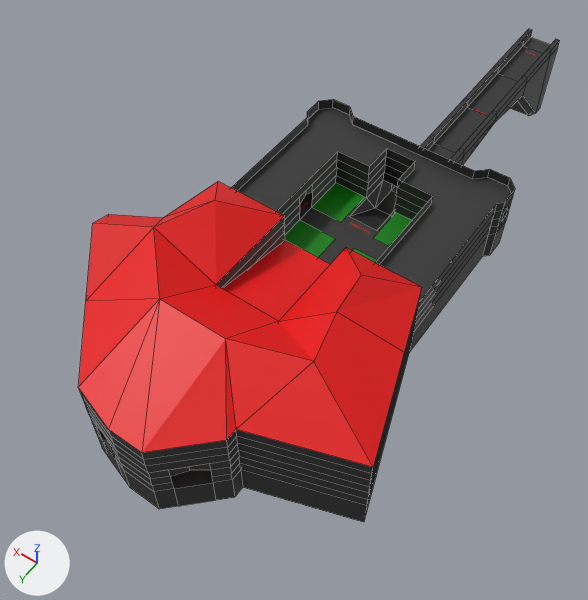
Before and after pictures for a commit that changed the Blender file Assets/Models/ShaderCastle/Entrance.blend.
Camera for both pictures: a camera (50 mm lens) standing at (-24.9, 63.7, 54.7) and looking at (2.1, 25.9, -4.8). Every picture has the same lights, and +X, +Y and +Z are marked at lower left. The older version comes first. Mesh edges are drawn as thin lines on the coarser meshes.

In view in the first picture: 'Floor +1 -col', 'Floor -1 -col', 'Floor 0 -col', 'Floor 0 Grass -col', 'Floor 0 Path -col', 'Roof -col'.
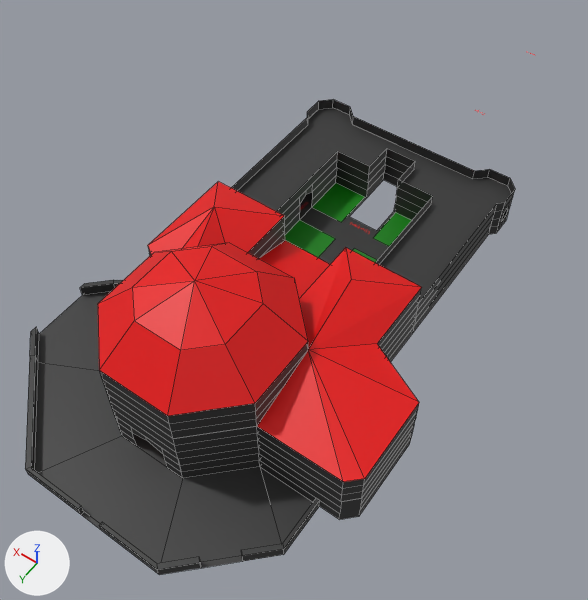
Where the change shows, as pixel boxes (x1, y1, x2, y2) in the pictures (588 x 600 px; the box of a moved part takes in the faces that stretch with it):
'Roof -col', deleted (red)
    before: (78, 181, 422, 467)
'Floor +2 -col.001', added (red)
    after: (98, 181, 422, 482)
'Floor 0 -col', reshaped (15% wider, 20% taller)
    before: (87, 157, 513, 505)
    after: (25, 157, 513, 575)
'Floor +1 -col', reshaped (7% narrower)
    before: (79, 99, 515, 487)
    after: (108, 99, 515, 502)
'Floor -1 -col', hidden
    before: (95, 29, 560, 522)
'Floor +2 -col', added
    after: (99, 342, 308, 438)
part 1 of me_plane_011, moved or reshaped
    before: (87, 314, 417, 505)
    after: (25, 280, 417, 575)
part 2 of me_plane_001, built on
    before: (95, 338, 412, 522)
part 3 of me_plane_002, moved or reshaped
    before: (79, 216, 422, 487)
    after: (108, 216, 422, 502)

The change in detail:
me_plane_011 is used by ob_floor_0__col; location (0.0, 0.0, 0.0).
me_plane_011 had 316 vertices, 223 faces, 1 loose edge and spanned x -15.0..14.9, y 9.0..49.0, z 0.0..3.0.
me_plane_011 now has 387 vertices, 284 faces, 5 loose edges and spans x -15.0..15.0, y 9.0..53.3, z 0.0..3.0.
me_plane_011 part 1: 34 vertices moved from x -15.0..11.0, y 26.0..41.0, z 0.0..3.0 to x -10.0..10.0, y 26.0..35.0, z 0.0..3.0; 105 vertices removed from x -15.0..14.9, y 28.0..49.0, z 0.0..3.0; 176 vertices added at x -15.0..15.0, y 32.5..53.3, z 0.0..3.0.
me_plane_001 is used by ob_floor__1__col; location (0.0, 0.0, -3.0).
me_plane_001 had 150 vertices, 115 faces and spanned x -15.0..14.9, y -22.0..49.0, z -9.0..3.0.
me_plane_001 now has 148 vertices, 113 faces and spans x -15.0..15.0, y -22.0..53.3, z -9.0..3.0.
Part 2, on me_plane_001:
26 vertices are removed from x -15.0..14.9, y 32.0..49.0, z 0.0..3.0.
13 faces are deleted.
2 vertices move from x 11.0, y 32.0, z 0.0..3.0 to x 10.0, y 34.5, z 0.0..3.0.
4 vertices are added at (13.3, 36.7, 3.0), (13.3, 36.7, 0.0), (15.0, 38.4, 3.0), (15.0, 38.4, 0.0).
2 new faces join them.
Other edits to the shape of me_plane_001 do not show in these pictures.
me_plane_002 is used by ob_floor__1__col_1; location (0.0, 0.0, 0.0).
me_plane_002 had 131 vertices, 85 faces, 4 loose edges and spanned x -15.0..14.9, y 9.0..49.0, z 3.0..6.0.
me_plane_002 now has 126 vertices, 90 faces, 4 loose edges and spans x -15.0..10.5, y 9.0..47.0, z 3.0..6.0.
me_plane_002 part 3: 11 vertices moved from x -15.0..3.0, y 32.0..41.0, z 3.0..6.0 to x -15.0..3.0, y 32.5..35.0, z 3.0..6.0; 48 vertices removed from x -10.5..14.9, y 26.0..49.0, z 3.0..6.0; 43 vertices added at x -15.0..10.0, y 32.8..47.0, z 3.0..6.0.
Mesh me_plane_007 is new.
It has 53 vertices, 31 faces, 5 loose edges and spans x -15.0..10.0, y 26.0..47.0, z -2.0..8.6.
It uses material mat_roof (red #e70000).
Mesh me_plane_006 is new.
It has 32 vertices, 24 faces and spans x -7.0..7.0, y 33.0..47.0, z 6.0..9.0.
It uses material mat_333333 (dark grey #333333).
Object 'Floor -1 -col' (ob_floor__1__col) is now hidden.
Object 'Roof -col' (ob_roof__col) is deleted.
Object 'Floor +2 -col.001' (ob_floor__2__col_001) is new; it shows me_plane_007.
Its location is (0.0, 0.0, 5.0).
Object 'Floor +2 -col' (ob_floor__2__col) is new; it shows me_plane_006.
Its location is (0.0, 0.0, 0.0).
